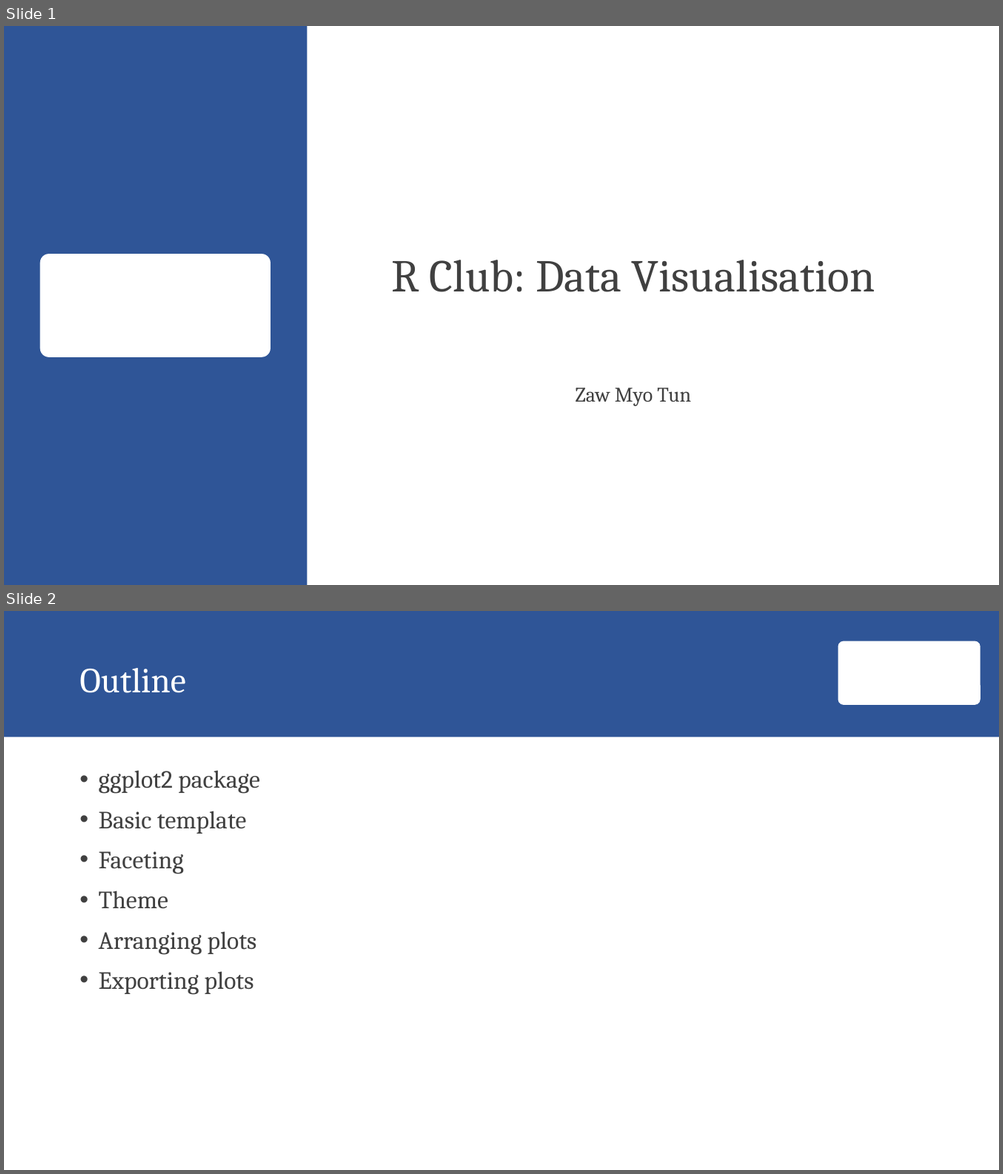
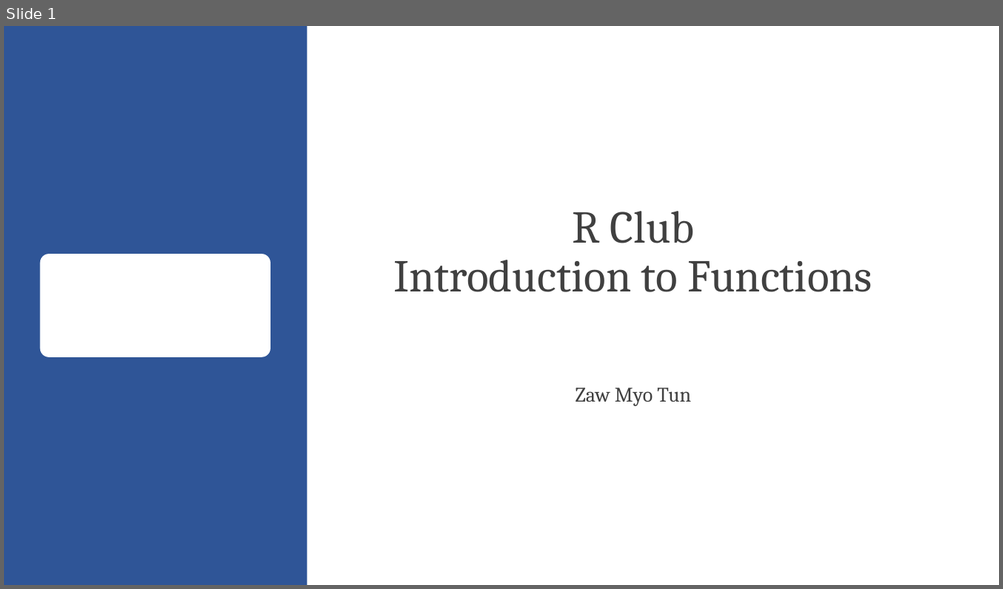
Before and after one commit to zawmtun/r_club, a slide deck: ex/05_functions.pptx. Shown one above the other, each under a label of ours: slides 1 and 2 before the commit, slide 1 after it. The pictures are 1003x1174 and 1003x589 pixels, drawn with LibreOffice and Linux fonts; fonts in the diff are those of the drawing; background and template pictures are left out. Boxes give left, top, right and bottom in pixels: in the first picture for what was removed or moved away, otherwise in the second. Text is boxed around its words. In the diff, an @@ line names an element or a change of style, - is before the commit and + after.

Commit message:
functions and join

```diff
--- a/ex/05_functions.pptx
+++ b/ex/05_functions.pptx
@@ slide 2 removed at (x1=4, y1=611, x2=999, y2=1170), background #FFFFFF @@
@@ rectangle removed at (x1=4, y1=611, x2=999, y2=737) @@
@@ rounded rectangle removed at (x1=838, y1=641, x2=981, y2=705) @@
@@ title removed at (x1=79, y1=668, x2=185, y2=693) @@
-Outline
@@ text removed at (x1=99, y1=770, x2=259, y2=995) @@
-• ggplot2 package
-• Basic template
-• Faceting
-• Theme
-• Arranging plots
-• Exporting plots
@@ slide 1 changed as well @@
@@ title at (x1=393, y1=211, x2=873, y2=292): text changed @@
-R Club: Data Visualisation
+R Club
+Introduction to Functions
```
Also in this commit, not shown: 3 slides added, 14 other slides removed, 6 other files.
